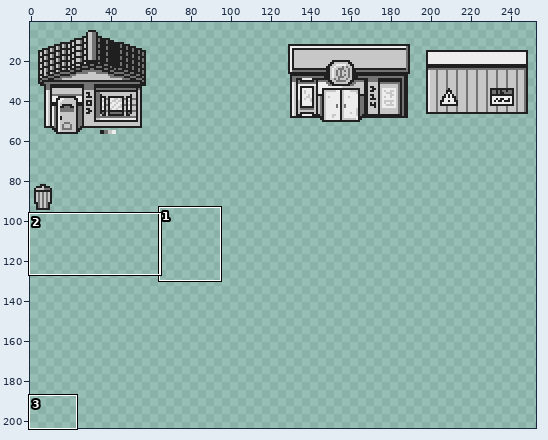
File history of a pixel-art file, Original Art/Aseprite Files/Map.aseprite. The first picture is a wide view before the edit; the outline marks the close-up.
Close-up. The starting point:
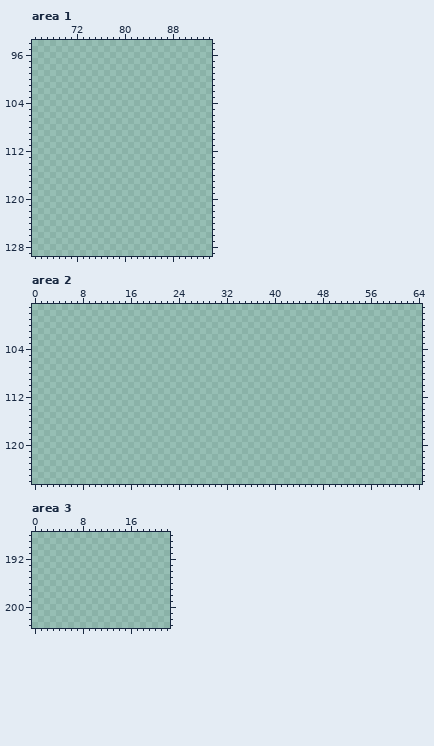
384x216 pixels, 1 frame. Shown: area 1: x 65..94, y 94..129; area 2: x 0..64, y 97..126; area 3: x 0..22, y 188..203. The old version is drawn lined up with the new one. The wide view leaves out empty margins. The commit also changed other parts of the picture, which this record leaves out.
The result:
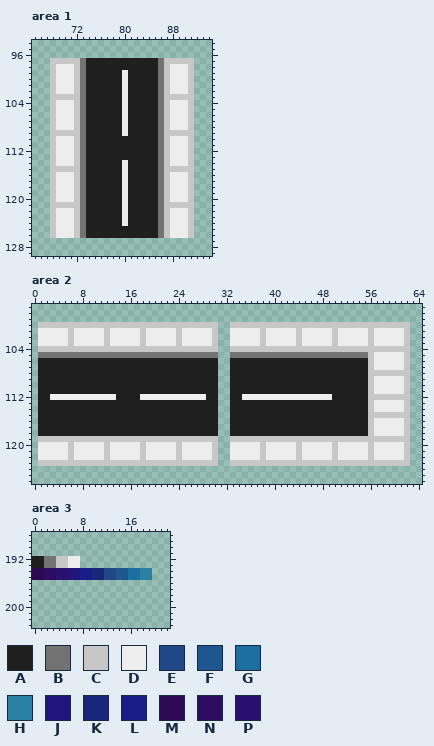
Palette (. is transparent): A #1f1f1f  B #737373  C #c7c7c7  D #ededed  E #204887  F #1e568f  G #1d6ea1  H #2a81a1  J #21147a  K #19277b  L #1a1d87  M #2e0a54  N #2c0d61  P #29106e
The edit:
drawings rearranged on the sheet (the old picture shows each at its new place; 3 dropped ones are not shown)
--- area 1
@@ x 65..94 @@
  96 ..............................
- 97 ..............................
- 98 ..............................
- 99 ..............................
-100 ..............................
-101 ..............................
-102 ..............................
-103 ..............................
-104 ..............................
-105 ..............................
-106 ..............................
-107 ..............................
-108 ..............................
-109 ..............................
-110 ..............................
-111 ..............................
-112 ..............................
-113 ..............................
-114 ..............................
-115 ..............................
-116 ..............................
-117 ..............................
-118 ..............................
-119 ..............................
-120 ..............................
-121 ..............................
-122 ..............................
-123 ..............................
-124 ..............................
-125 ..............................
-126 ..............................
+ 97 ...CCCCCBAAAAAAAAAAAABCCCCC...
+ 98 ...CDDDCBAAAAAAAAAAAABCDDDC...
+ 99 ...CDDDCBAAAAAADAAAAABCDDDC...
+100 ...CDDDCBAAAAAADAAAAABCDDDC...
+101 ...CDDDCBAAAAAADAAAAABCDDDC...
+102 ...CDDDCBAAAAAADAAAAABCDDDC...
+103 ...CCCCCBAAAAAADAAAAABCCCCC...
+104 ...CDDDCBAAAAAADAAAAABCDDDC...
+105 ...CDDDCBAAAAAADAAAAABCDDDC...
+106 ...CDDDCBAAAAAADAAAAABCDDDC...
+107 ...CDDDCBAAAAAADAAAAABCDDDC...
+108 ...CDDDCBAAAAAADAAAAABCDDDC...
+109 ...CCCCCBAAAAAADAAAAABCCCCC...
+110 ...CDDDCBAAAAAAAAAAAABCDDDC...
+111 ...CDDDCBAAAAAAAAAAAABCDDDC...
+112 ...CDDDCBAAAAAAAAAAAABCDDDC...
+113 ...CDDDCBAAAAAAAAAAAABCDDDC...
+114 ...CDDDCBAAAAAADAAAAABCDDDC...
+115 ...CCCCCBAAAAAADAAAAABCCCCC...
+116 ...CDDDCBAAAAAADAAAAABCDDDC...
+117 ...CDDDCBAAAAAADAAAAABCDDDC...
+118 ...CDDDCBAAAAAADAAAAABCDDDC...
+119 ...CDDDCBAAAAAADAAAAABCDDDC...
+120 ...CDDDCBAAAAAADAAAAABCDDDC...
+121 ...CCCCCBAAAAAADAAAAABCCCCC...
+122 ...CDDDCBAAAAAADAAAAABCDDDC...
+123 ...CDDDCBAAAAAADAAAAABCDDDC...
+124 ...CDDDCBAAAAAADAAAAABCDDDC...
+125 ...CDDDCBAAAAAAAAAAAABCDDDC...
+126 ...CDDDCBAAAAAAAAAAAABCDDDC...
 127 ..............................
--- area 2
@@ x 0..64 @@
  99 .................................................................
-100 .................................................................
-101 .................................................................
-102 .................................................................
-103 .................................................................
-104 .................................................................
-105 .................................................................
-106 .................................................................
-107 .................................................................
-108 .................................................................
-109 .................................................................
-110 .................................................................
-111 .................................................................
-112 .................................................................
-113 .................................................................
-114 .................................................................
-115 .................................................................
-116 .................................................................
-117 .................................................................
-118 .................................................................
-119 .................................................................
-120 .................................................................
-121 .................................................................
-122 .................................................................
-123 .................................................................
+100 .CCCCCCCCCCCCCCCCCCCCCCCCCCCCCC..CCCCCCCCCCCCCCCCCCCCCCCCCCCCCC..
+101 .DDDDDCDDDDDCDDDDDCDDDDDCDDDDDC..DDDDDCDDDDDCDDDDDCDDDDDCDDDDDC..
+102 .DDDDDCDDDDDCDDDDDCDDDDDCDDDDDC..DDDDDCDDDDDCDDDDDCDDDDDCDDDDDC..
+103 .DDDDDCDDDDDCDDDDDCDDDDDCDDDDDC..DDDDDCDDDDDCDDDDDCDDDDDCDDDDDC..
+104 .CCCCCCCCCCCCCCCCCCCCCCCCCCCCCC..CCCCCCCCCCCCCCCCCCCCCCCCCCCCCC..
+105 .BBBBBBBBBBBBBBBBBBBBBBBBBBBBBB..BBBBBBBBBBBBBBBBBBBBBBBCDDDDDC..
+106 .AAAAAAAAAAAAAAAAAAAAAAAAAAAAAA..AAAAAAAAAAAAAAAAAAAAAAACDDDDDC..
+107 .AAAAAAAAAAAAAAAAAAAAAAAAAAAAAA..AAAAAAAAAAAAAAAAAAAAAAACDDDDDC..
+108 .AAAAAAAAAAAAAAAAAAAAAAAAAAAAAA..AAAAAAAAAAAAAAAAAAAAAAACCCCCCC..
+109 .AAAAAAAAAAAAAAAAAAAAAAAAAAAAAA..AAAAAAAAAAAAAAAAAAAAAAACDDDDDC..
+110 .AAAAAAAAAAAAAAAAAAAAAAAAAAAAAA..AAAAAAAAAAAAAAAAAAAAAAACDDDDDC..
+111 .AAAAAAAAAAAAAAAAAAAAAAAAAAAAAA..AAAAAAAAAAAAAAAAAAAAAAACDDDDDC..
+112 .AADDDDDDDDDDDAAAADDDDDDDDDDDAA..AADDDDDDDDDDDDDDDAAAAAACCCCCCC..
+113 .AAAAAAAAAAAAAAAAAAAAAAAAAAAAAA..AAAAAAAAAAAAAAAAAAAAAAACDDDDDC..
+114 .AAAAAAAAAAAAAAAAAAAAAAAAAAAAAA..AAAAAAAAAAAAAAAAAAAAAAACDDDDDC..
+115 .AAAAAAAAAAAAAAAAAAAAAAAAAAAAAA..AAAAAAAAAAAAAAAAAAAAAAACCCCCCC..
+116 .AAAAAAAAAAAAAAAAAAAAAAAAAAAAAA..AAAAAAAAAAAAAAAAAAAAAAACDDDDDC..
+117 .AAAAAAAAAAAAAAAAAAAAAAAAAAAAAA..AAAAAAAAAAAAAAAAAAAAAAACDDDDDC..
+118 .AAAAAAAAAAAAAAAAAAAAAAAAAAAAAA..AAAAAAAAAAAAAAAAAAAAAAACDDDDDC..
+119 .CCCCCCCCCCCCCCCCCCCCCCCCCCCCCC..CCCCCCCCCCCCCCCCCCCCCCCCCCCCCC..
+120 .DDDDDCDDDDDCDDDDDCDDDDDCDDDDDC..DDDDDCDDDDDCDDDDDCDDDDDCDDDDDC..
+121 .DDDDDCDDDDDCDDDDDCDDDDDCDDDDDC..DDDDDCDDDDDCDDDDDCDDDDDCDDDDDC..
+122 .DDDDDCDDDDDCDDDDDCDDDDDCDDDDDC..DDDDDCDDDDDCDDDDDCDDDDDCDDDDDC..
+123 .CCCCCCCCCCCCCCCCCCCCCCCCCCCCCC..CCCCCCCCCCCCCCCCCCCCCCCCCCCCCC..
 124 .................................................................
--- area 3
@@ x 0..22 @@
 191 .......................
-192 .......................
-193 .......................
-194 .......................
-195 .......................
+192 AABBCCDD...............
+193 AABBCCDD...............
+194 MMNNPPJJLLKKEEFFGGHH...
+195 MMNNPPJJLLKKEEFFGGHH...
 196 .......................
Pixel boxes of the changes (left, top, right, bottom) in both close-ups:
added: (50, 58, 194, 238)
added: (38, 322, 410, 466)
added: (32, 556, 152, 580)
